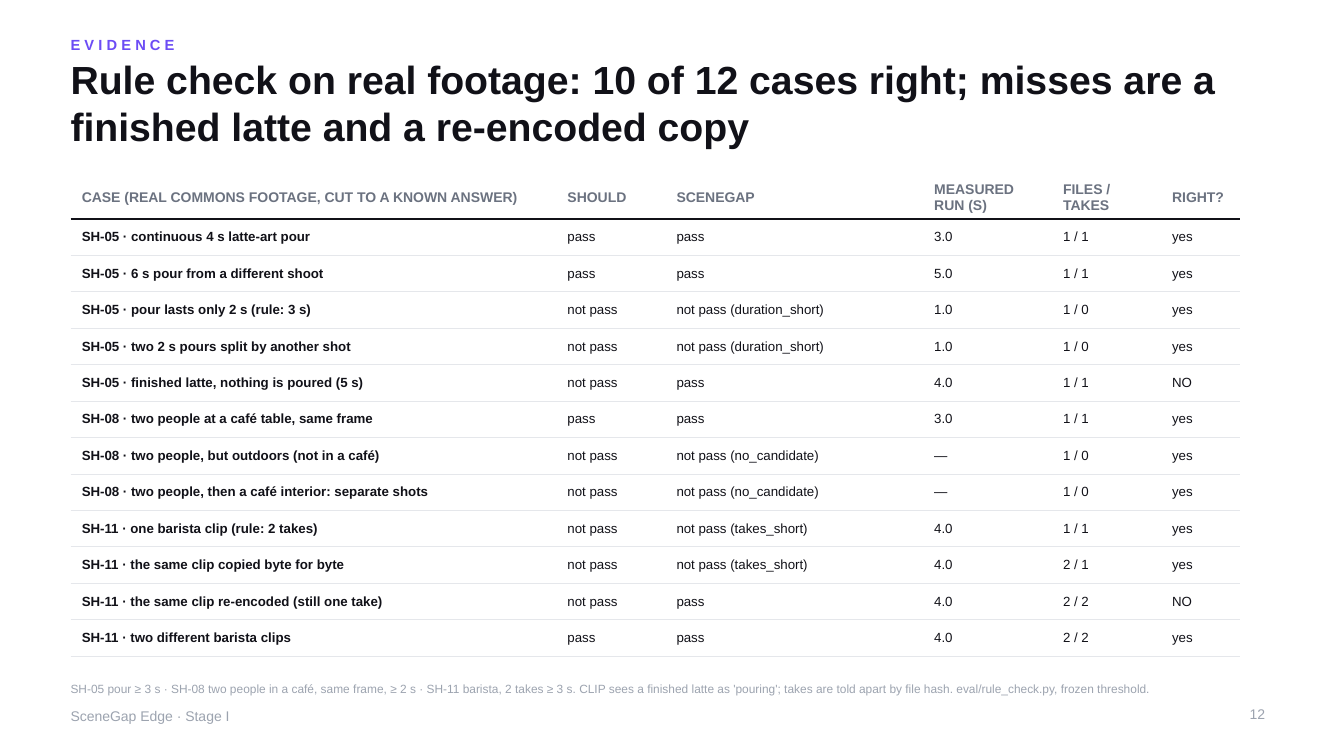
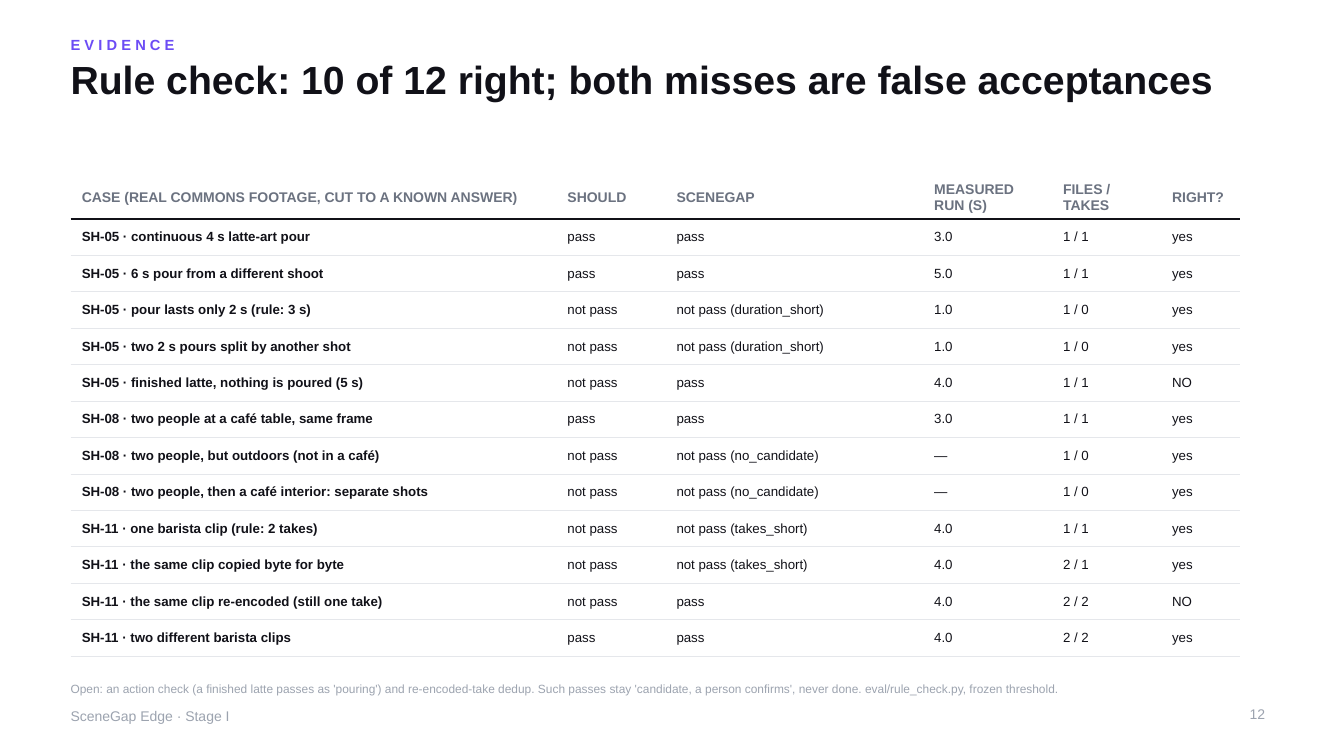
Before and after one commit to yu9bryan/scenegap-edge, a slide deck: slide 12 of docs/deck/SceneGapEdge_StageI_Proposal.pptx. Drawn at 1344x756 pixels with LibreOffice and Linux fonts; fonts in the diff are those of the drawing. Boxes give left, top, right and bottom in pixels: in the first picture for what was removed or moved away, otherwise in the second. Text is boxed around its words. In the diff, an @@ line names an element or a change of style, - is before the commit and + after.

```diff
--- a/docs/deck/SceneGapEdge_StageI_Proposal.pptx
+++ b/docs/deck/SceneGapEdge_StageI_Proposal.pptx
@@ title at box(71, 65, 1213, 102): text changed @@
-Rule check on real footage: 10 of 12 cases right; misses are a finished latte and a re-encoded copy
+Rule check: 10 of 12 right; both misses are false acceptances
@@ text at box(71, 684, 1058, 695): text changed @@
-SH-05 pour ≥ 3 s · SH-08 two people in a café, same frame, ≥ 2 s · SH-11 barista, 2 takes ≥ 3 s. CLIP sees a finished latte as 'pouring'; takes are told apart by file hash. eval/rule_check.py, frozen threshold.
+Open: an action check (a finished latte passes as 'pouring') and re-encoded-take dedup. Such passes stay 'candidate, a person confirms', never done. eval/rule_check.py, frozen threshold.
```
Also in this commit, not shown: 8 other slides changed, 1 slide added, 5 other files.
